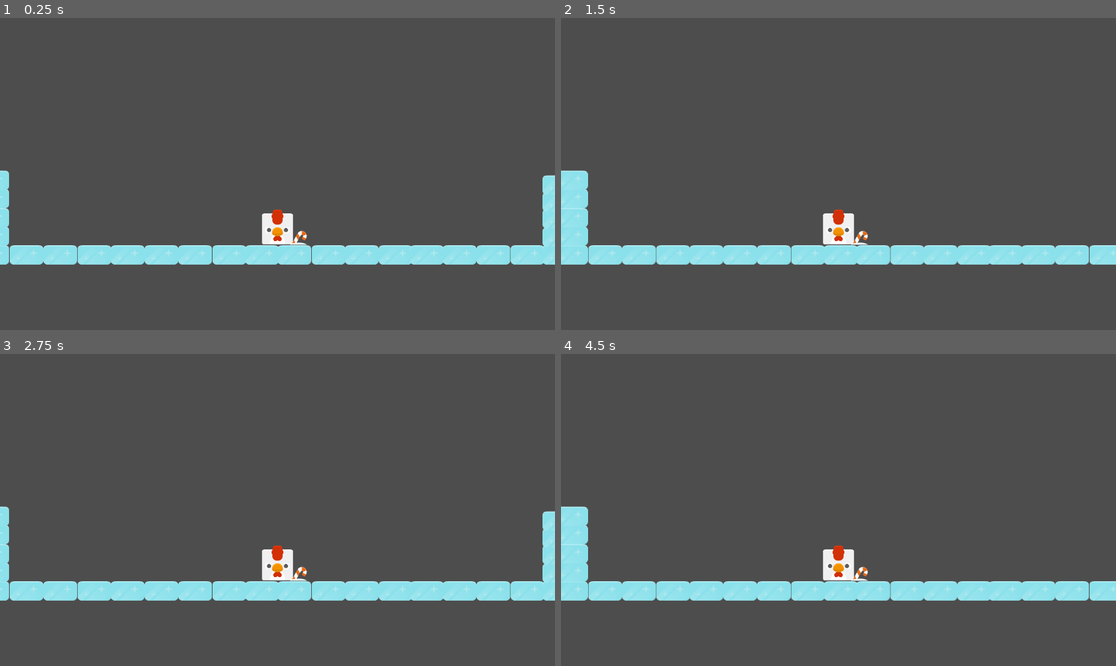
Above: before the commit, frames 1-4 (two rows, left to right).
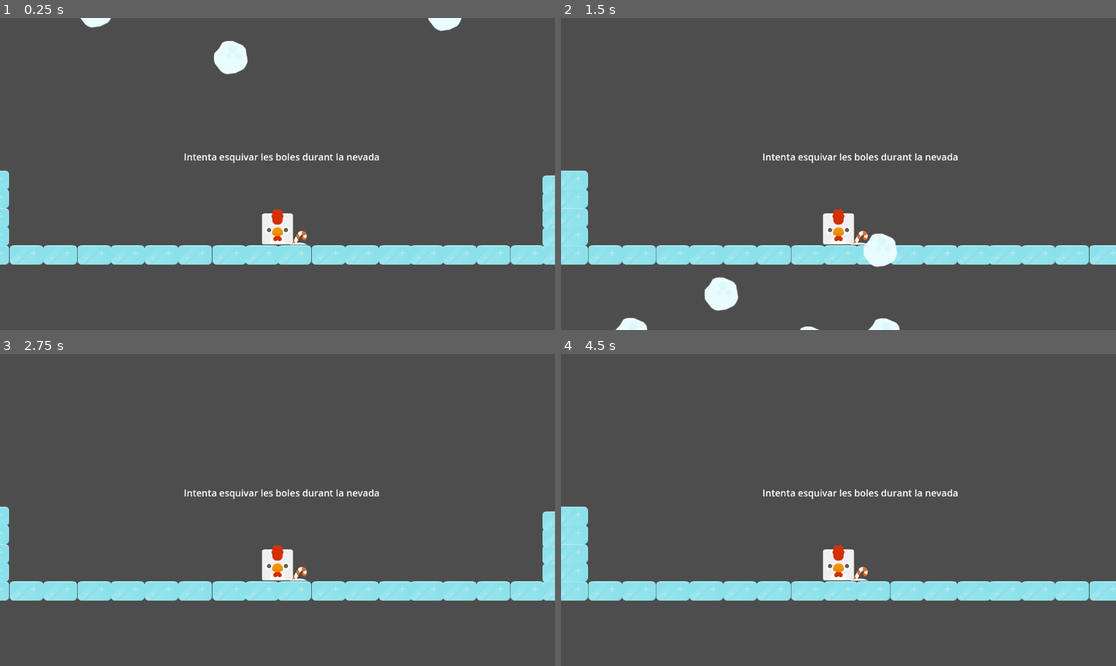
Above: after the commit, the same moments.

Repository: ERICERIC-jpg/joc-que-he-d-entregar
Game: Godot game, scene res://Escenes/nivell_1.tscn
Same seed, same stepped clock (60 frames per second), same inputs: the game is played once before the commit and once after it.
Inputs:
- Up to frame 1 (0.25 s): no input
- Up to frame 2 (1.5 s): tap Right (mouredreta) at 0.6 s; tap Left (moureesquerra) at 0.8, 1.35 s
- Up to frame 3 (2.75 s): tap Right (mouredreta) at 1.55, 2.1 s; tap Enter at 2 s; tap Left (moureesquerra) at 2.3 s
- Up to frame 4 (4.5 s): tap Space at 2.75, 4.25 s; tap Left (moureesquerra) at 2.85, 3.8, 4.35 s; tap Right (mouredreta) at 3.05, 3.6 s; tap Enter at 3.5 s

The runs differ from the first frame. In frame 1, 1.2% of the frame differs, in the area x 14-84%, y 0-47%; in frame 2, 1.8%, in the area x 9-72%, y 43-100%; in frame 3, 0.4%; in frame 4, 0.4%.

Commit message:
Boles de neu
Gracetat a la area 2d

Diff:
--- a/Escenes/boles_de_neu.tscn
+++ b/Escenes/boles_de_neu.tscn
@@ -1,11 +1,13 @@
-[gd_scene load_steps=3 format=3 uid="uid://bhlcobqowa7eo"]
+[gd_scene load_steps=4 format=3 uid="uid://bhlcobqowa7eo"]
 
+[ext_resource type="Script" uid="uid://dpi663uv1an23" path="res://Scripts/boles_de_neu.gd" id="1_do567"]
 [ext_resource type="Texture2D" uid="uid://b6yxftm6flayw" path="res://Imatges/Tiles/snowBallBig.png" id="1_ksfvo"]
 
 [sub_resource type="CircleShape2D" id="CircleShape2D_do567"]
 radius = 36.2215
 
 [node name="Boles de neu" type="Area2D"]
+script = ExtResource("1_do567")
 
 [node name="SnowBallBig" type="Sprite2D" parent="."]
 texture = ExtResource("1_ksfvo")
--- a/Escenes/nivell_1.tscn
+++ b/Escenes/nivell_1.tscn
@@ -13,11 +13,22 @@
 position = Vector2(578, 523)
 scale = Vector2(0.5, 0.5)
 
+[node name="Label" type="Label" parent="Personatje"]
+offset_left = -496.0
+offset_top = -408.0
+offset_right = 531.0
+offset_bottom = -174.0
+size_flags_horizontal = 3
+theme_override_font_sizes/font_size = 39
+text = "Intenta esquivar les boles durant la nevada"
+horizontal_alignment = 1
+vertical_alignment = 1
+
 [node name="Boles de neu" parent="." instance=ExtResource("3_ynxtp")]
 position = Vector2(200, 42)
 
 [node name="Boles de neu2" parent="." instance=ExtResource("3_ynxtp")]
-position = Vector2(481, 47)
+position = Vector2(481, 139)
 
 [node name="Boles de neu3" parent="." instance=ExtResource("3_ynxtp")]
 position = Vector2(925, 49)
--- a/Escenes/personatje.tscn
+++ b/Escenes/personatje.tscn
@@ -14,27 +14,29 @@
 [sub_resource type="RectangleShape2D" id="RectangleShape2D_l64a3"]
 size = Vector2(78.5, 61)
 
-[node name="Personatje" type="CharacterBody2D"]
+[node name="Node2D" type="Node2D"]
+
+[node name="Personatje" type="CharacterBody2D" parent="."]
 script = ExtResource("1_l64a3")
 
-[node name="Icon" type="Sprite2D" parent="."]
+[node name="Icon" type="Sprite2D" parent="Personatje"]
 texture = ExtResource("1_ssn0m")
 
-[node name="CaneRedSmall" type="Sprite2D" parent="Icon"]
+[node name="CaneRedSmall" type="Sprite2D" parent="Personatje/Icon"]
 position = Vector2(87, 40)
 texture = ExtResource("2_l64a3")
 
-[node name="CollisionShape2D" type="CollisionShape2D" parent="."]
+[node name="CollisionShape2D" type="CollisionShape2D" parent="Personatje"]
 position = Vector2(0, 10)
 shape = SubResource("RectangleShape2D_ssn0m")
 
-[node name="CollisionShape2D2" type="CollisionShape2D" parent="."]
+[node name="CollisionShape2D2" type="CollisionShape2D" parent="Personatje"]
 position = Vector2(0, -45)
 shape = SubResource("CapsuleShape2D_iw2af")
 
-[node name="Camera2D" type="Camera2D" parent="."]
+[node name="Camera2D" type="Camera2D" parent="Personatje"]
 offset = Vector2(0, -110)
 
-[node name="CollisionShape2D3" type="CollisionShape2D" parent="."]
+[node name="CollisionShape2D3" type="CollisionShape2D" parent="Personatje"]
 position = Vector2(85.75, 44.5)
 shape = SubResource("RectangleShape2D_l64a3")
--- a/Scripts/boles_de_neu.gd
+++ b/Scripts/boles_de_neu.gd
@@ -1,2 +1,15 @@
-extends RigidBody2D
-func _ready():
+extends Area2D
+
+var gravedad := Vector2.DOWN * 980
+var velocitat := Vector2.ZERO
+
+func _process(delta) -> void:
+	velocitat += gravedad * delta
+	position += velocitat * delta
+
+
+func mor():
+	queue_free()
+
+func _on_body_entered(body:Node2D):
+	mor()
--- a/Scripts/personatje.gd
+++ b/Scripts/personatje.gd
@@ -1,9 +1,8 @@
 extends CharacterBody2D
 var velocitat = 550
-var direccio = 0
+var direccio := Vector2.ZERO
 func _physics_process(delta):
-	direccio = Input.get_vector("moureesquerra","mouredreta","moureamunt","moureavall")
-	print(direccio)
-	var desplaçament: Vector2 = direccio * velocitat
-	position = position + direccio * velocitat * delta
+	direccio.x = Input.get_axis("moureesquerra","mouredreta")
+	velocity  = direccio * velocitat
+
 	move_and_slide()
